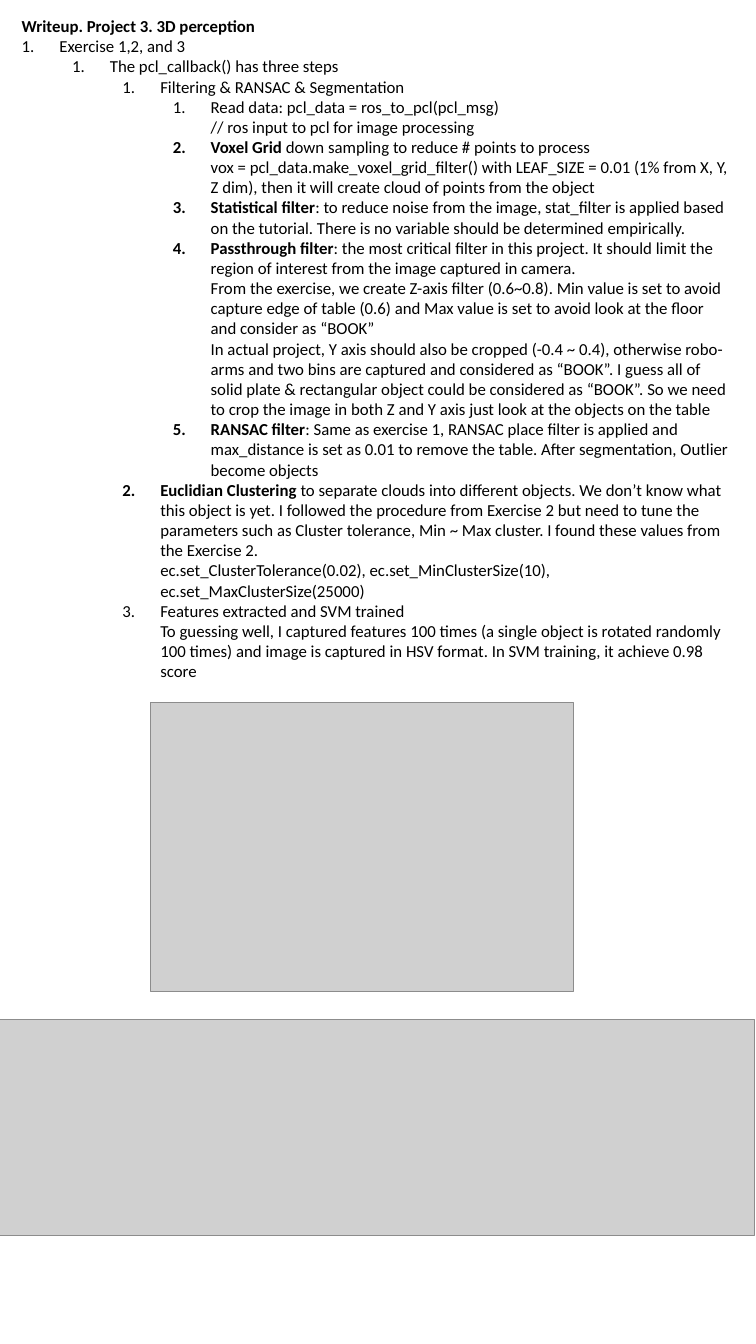
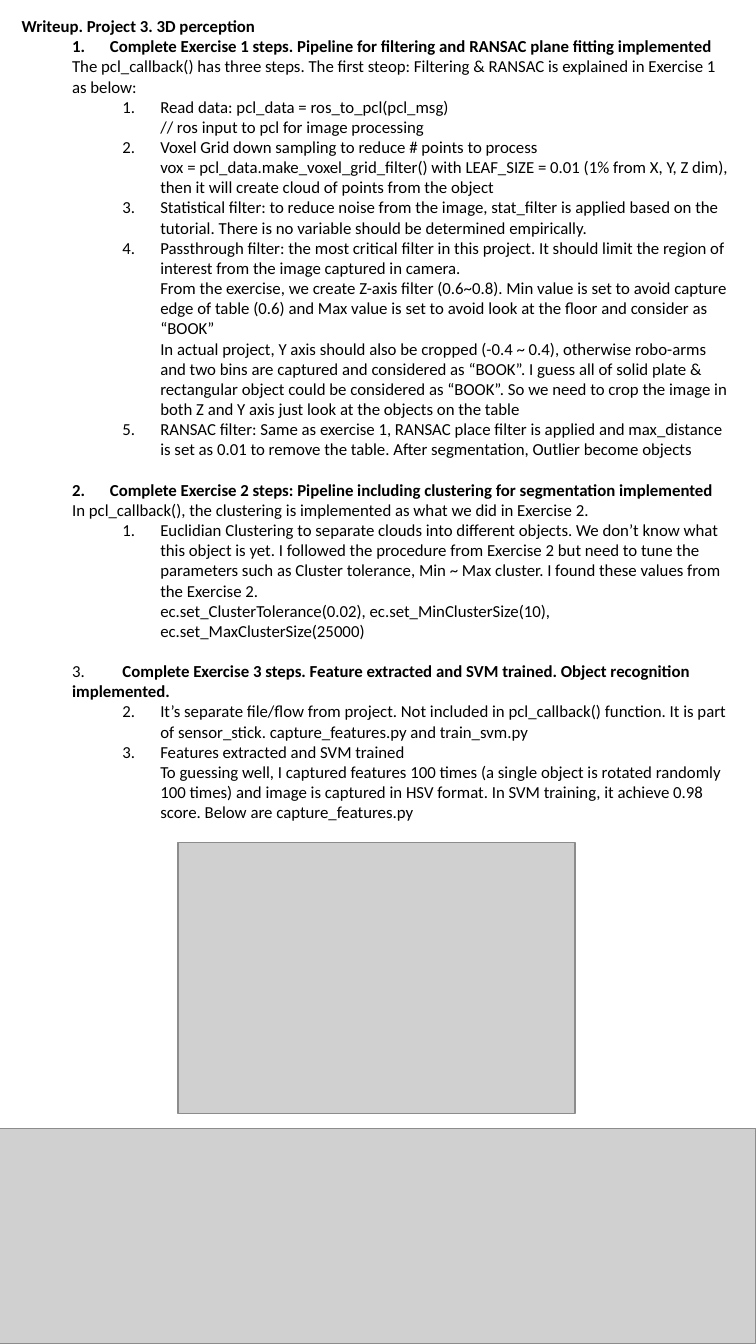
Before and after one commit to kimduckhwan/RoboND-Perception-Project, a slide deck: slide 1 of writeup_perception.pptx. Drawn at 756x1344 pixels with LibreOffice and Linux fonts; fonts in the diff are those of the drawing; grey boxes stand for pictures. Boxes give left, top, right and bottom in pixels: in the first picture for what was removed or moved away, otherwise in the second. Text is boxed around its words. In the diff, an @@ line names an element or a change of style, - is before the commit and + after.

```diff
--- a/writeup_perception.pptx
+++ b/writeup_perception.pptx
@@ text at box(72, 40, 715, 93): text changed @@
-1. Exercise 1,2, and 3
-  1. The pcl_callback() has three steps
-    1. Filtering & RANSAC & Segmentation
+  1. Complete Exercise 1 steps. Pipeline for filtering and RANSAC plane fitting implemented
+  The pcl_callback() has three steps. The first steop: Filtering & RANSAC is explained in Exercise 1 as below:
@@ text at box(160, 101, 727, 640): bold off in "Voxel Grid", "Statistical filter:", "Passthrough filter:", "RANSAC filter:" and 1 more places; list level 4 to 3 in "Read data: pcl_data = ros_to_pcl(pcl_msg) ..."; list level 4 to 3 in "Voxel Grid down sampling to ..."; list level 4 to 3 in "Statistical filter: to reduce noise ..."; list level 4 to 3 in "Passthrough filter: the most critical ..."; list level 4 to 3 in "RANSAC filter: Same as exercise ..." @@
@@ text at box(72, 484, 712, 519): paragraphs added @@
+  2. Complete Exercise 2 steps: Pipeline including clustering for segmentation implemented
+  In pcl_callback(), the clustering is implemented as what we did in Exercise 2.
@@ text at box(72, 665, 725, 821): text changed @@
-    3. Features extracted and SVM trained
-       To guessing well, I captured features 100 times (a single object is rotated randomly 100 times) and image is captured in HSV format. In SVM training, it achieve 0.98 score
+  3. Complete Exercise 3 steps. Feature extracted and SVM trained. Object recognition implemented.
+    1. It’s separate file/flow from project. Not included in pcl_callback() function. It is part of sensor_stick. capture_features.py and train_svm.py
+    2. Features extracted and SVM trained
+       To guessing well, I captured features 100 times (a single object is rotated randomly 100 times) and image is captured in HSV format. In SVM training, it achieve 0.98 score. Below are capture_features.py
@@ picture: place and size @@
-picture at box(151, 703, 575, 991)
+picture at box(178, 843, 576, 1114)
@@ picture: place and size @@
-picture at box(0, 1020, 755, 1236)
+picture at box(0, 1128, 756, 1344)
```
Also in this commit, not shown: 1 other slide changed, 1 slide added, 1 other file.
